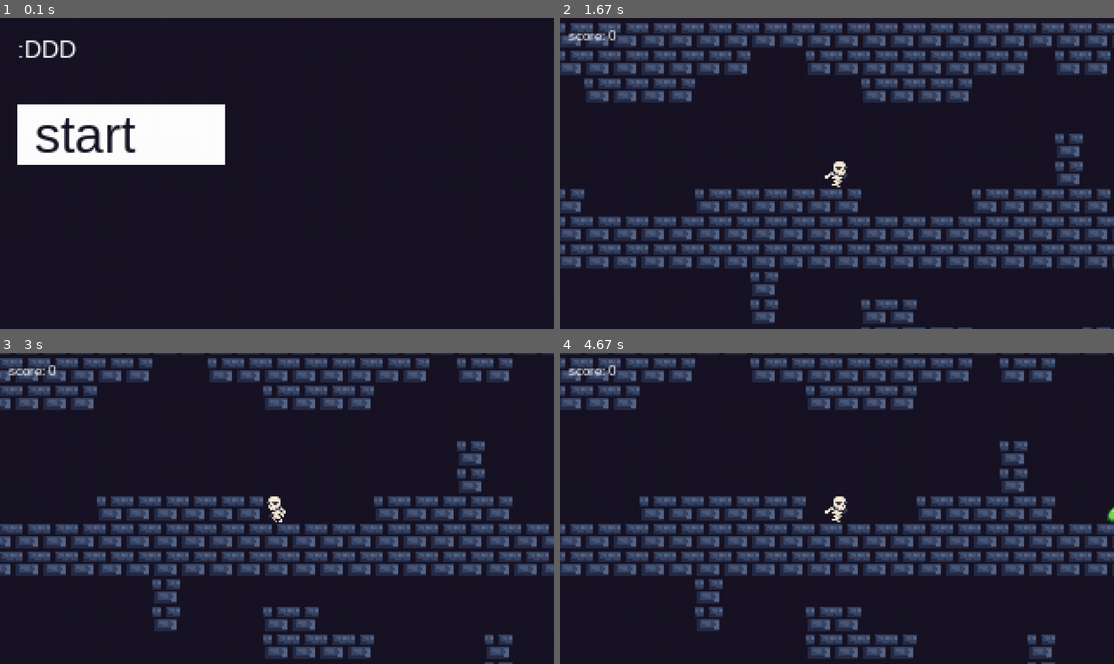
Above: before the commit, frames 1-4 (two rows, left to right).
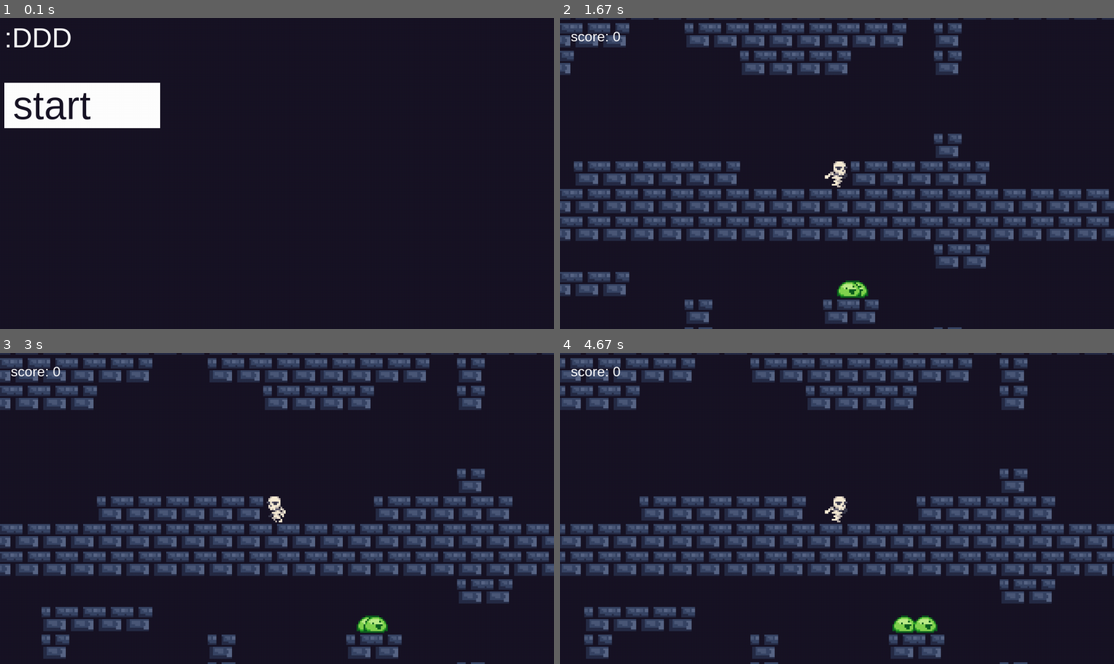
Above: after the commit, the same moments.

Repository: lvcc0/pygame-roguelike
Game: pygame game, started from main.py
The game is run twice, just before and just after one commit, with the same random seed, the same clock (stepped at 60 frames per second) and the same inputs.
Inputs (mouse positions are in pixels of both pictures, inside the frame that each line leads up to):
- Up to frame 1 (0.1 s): no input
- Up to frame 2 (1.67 s): click (643, 105) at 0.38 s, where only the run after the commit has a clickable "start"; hold Right 0.67-1.13 s; move the mouse to (837, 195) at 0.7 s; hold Up 1.17-1.47 s; hold Right from 1.5 s (still down)
- Up to frame 3 (3 s): release Right at 1.97 s; hold Left 2-2.53 s; hold Left 2.57-2.97 s
- Up to frame 4 (4.67 s): hold Up 3-3.37 s; hold Right 3.4-4.03 s; hold Left 4.07-4.53 s; hold Right from 4.57 s (still down)

The runs differ from the first frame. In frame 1, 8.1% of the frame differs, in the area x 0-41%, y 3-48%; in frame 2, 35%, in the area x 0-100%, y 0-100%; in frame 3, 6.3%; in frame 4, 6.6%.

Commit message:
removed 'empty' tile, removed it's rendering; added requirements.txt; got the file fancy; got the text on the screen fancy drawing on screen

Diff:
--- a/main.py
+++ b/main.py
@@ -64,8 +64,12 @@
             else:
                 break
 
-    map = [[j for j in util.list_connect(*[rooms[i][randint(0, len(rooms[i]) - 1)] for i in line]) if j] for line in room_types]
-    return util.list_connect([['1'] for _ in range(size * 8)], [j for sub in map for j in sub], [['1'] for _ in range(size * 8)])
+    map = []
+    h_border = [['1'] for _ in range(size * 8)]
+
+    for line in room_types:
+        map.append([j for j in util.con(*[rooms[i][randint(0, len(rooms[i]) - 1)] for i in line]) if j])
+    return util.con(h_border, [j for sub in map for j in sub], h_border)
 
 
 def load_image(name, colorkey=None):
@@ -87,8 +91,6 @@
     x, y = None, None
     for y in range(len(map)):
         for x in range(len(map[y])):
-            if map[y][x] in ['0', '@', 'e', 'x']:
-                Tile('empty', x, y)
             if map[y][x] == '1':
                 Tile('wall', x, y)
 
@@ -97,7 +99,6 @@
 
 # initializing all sprite images
 tile_images = {
-    'empty': load_image('empty.png'),
     'wall': load_image('wall.png'),
     'exit': load_image('exit.png')
 }
@@ -117,9 +118,7 @@
 
 class Tile(pg.sprite.Sprite):
     def __init__(self, tile_id, x, y):
-        if tile_id == 'empty':
-            super().__init__(tiles_group, all_sprites)
-        elif tile_id == 'exit':
+        if tile_id == 'exit':
             super().__init__(tiles_group, all_sprites, exit_group)
         else:
             super().__init__(tiles_group, all_sprites, walls_group)
@@ -223,7 +222,8 @@
     def update(self):
         if self.hp != self.max_hp:
             pg.draw.rect(display, (200, 0, 0), (self.rect.x, self.rect.y - 5, self.rect.width, 2))
-            pg.draw.rect(display, (50, 255, 50), (self.rect.x, self.rect.y - 5, self.rect.width * self.hp // self.max_hp, 2))
+            pg.draw.rect(display, (50, 255, 50), (self.rect.x, self.rect.y - 5,
+                         self.rect.width * self.hp // self.max_hp, 2))
 
         if self.hp <= 0:
             self.die()
@@ -256,7 +256,8 @@
 class Weapon(Entity):
     def __init__(self, master, timer):
         image = pg.transform.flip(slash_image, master.flipped, False)
-        super().__init__(master.rect.center[0] // 16, master.rect.y // 16, (all_sprites, weapon_group), 1, image)
+        super().__init__(master.rect.center[0] // 16, master.rect.y // 16,
+                         (all_sprites, weapon_group), 1, image)
         self.damage = 1
 
         self.master = master
@@ -379,18 +380,13 @@
 
     while True:
         display.fill((24, 20, 37))
-        m_pos = [i // 4 for i in pg.mouse.get_pos()]
-
-        util.draw_text(':DDD', 14, (255, 255, 255), display, 10, 10)
-
-        play_b = pg.Rect(10, 50, 120, 35)
+        m_pos = pg.mouse.get_pos()
+
+        play_b = pg.Rect(10, 150, 360, 105)
 
         if play_b.collidepoint(m_pos):
             if click:
-                main(0)
-
-        pg.draw.rect(display, (255, 255, 255), play_b)
-        util.draw_text('start', 30, (24, 20, 37), display, play_b.x + 10, play_b[1])
+                main()
 
         click = False
         for event in pg.event.get():
@@ -404,6 +400,12 @@
                     click = True
 
         screen.blit(pg.transform.scale(display, SIZE), (0, 0))
+
+        # everything that goes directly on screen surface (not display)
+        util.draw_text(':DDD', 64, (255, 255, 255), screen, 10, 10)
+        pg.draw.rect(screen, (255, 255, 255), play_b)
+        util.draw_text('start', 92, (24, 20, 37), screen, play_b.x + 20, play_b.y)
+
         pg.display.flip()
         clock.tick(FPS)
 
@@ -413,28 +415,20 @@
 
     while True:
         display.fill((24, 20, 37))
-        m_pos = [i // 4 for i in pg.mouse.get_pos()]
-
-        util.draw_text('u dead :(', 14, (255, 255, 255), display, 10, 10)
-        util.draw_text(f'final score: {final_score}', 14, (255, 255, 255), display, 150, 10)
-
-        restart_b = pg.Rect(10, 50, 120, 35)
-        end_b = pg.Rect(10, 100, 120, 35)
+        m_pos = pg.mouse.get_pos()
+
+        restart_b = pg.Rect(10, 150, 360, 105)
+        end_b = pg.Rect(10, 300, 360, 105)
 
         if restart_b.collidepoint(m_pos):
             if click:
                 for sprite in all_sprites:
                     sprite.kill()
 
-                main(0)
+                main()
         if end_b.collidepoint(m_pos):
             if click:
                 util.terminate()
-
-        pg.draw.rect(display, (255, 255, 255), restart_b)
-        util.draw_text('restart', 30, (24, 20, 37), display, restart_b.x + 10, restart_b[1])
-        pg.draw.rect(display, (255, 255, 255), end_b)
-        util.draw_text('quit', 30, (24, 20, 37), display, end_b.x + 10, end_b[1])
 
         click = False
         for event in pg.event.get():
@@ -448,6 +442,14 @@
                     click = True
 
         screen.blit(pg.transform.scale(display, SIZE), (0, 0))
+
+        util.draw_text('u dead :(', 64, (255, 255, 255), screen, 10, 10)
+        util.draw_text(f'final score: {final_score}', 64, (255, 255, 255), screen, WIDTH // 2 - 50, 10)
+        pg.draw.rect(screen, (255, 255, 255), restart_b)
+        util.draw_text('restart', 92, (24, 20, 37), screen, restart_b.x + 20, restart_b.y)
+        pg.draw.rect(screen, (255, 255, 255), end_b)
+        util.draw_text('quit', 92, (24, 20, 37), screen, end_b.x + 20, end_b.y)
+
         pg.display.flip()
         clock.tick(FPS)
 
@@ -457,28 +459,20 @@
 
     while True:
         display.fill((24, 20, 37))
-        m_pos = [i // 4 for i in pg.mouse.get_pos()]
-
-        util.draw_text('u won :D', 14, (255, 255, 255), display, 10, 10)
-        util.draw_text(f'final score: {final_score}', 14, (255, 255, 255), display, 150, 10)
-
-        restart_b = pg.Rect(10, 50, 120, 35)
-        end_b = pg.Rect(10, 100, 120, 35)
+        m_pos = pg.mouse.get_pos()
+
+        restart_b = pg.Rect(10, 150, 360, 105)
+        end_b = pg.Rect(10, 300, 360, 105)
 
         if restart_b.collidepoint(m_pos):
             if click:
                 for sprite in all_sprites:
                     sprite.kill()
 
-                main(0)
+                main()
         if end_b.collidepoint(m_pos):
             if click:
                 util.terminate()
-
-        pg.draw.rect(display, (255, 255, 255), restart_b)
-        util.draw_text('restart', 30, (24, 20, 37), display, restart_b.x + 10, restart_b[1])
-        pg.draw.rect(display, (255, 255, 255), end_b)
-        util.draw_text('quit', 30, (24, 20, 37), display, end_b.x + 10, end_b[1])
 
         click = False
         for event in pg.event.get():
@@ -492,16 +486,24 @@
                     click = True
 
         screen.blit(pg.transform.scale(display, SIZE), (0, 0))
+
+        util.draw_text('u won :D', 64, (255, 255, 255), screen, 10, 10)
+        util.draw_text(f'final score: {final_score}', 64, (255, 255, 255), screen, WIDTH // 2 - 50, 10)
+        pg.draw.rect(screen, (255, 255, 255), restart_b)
+        util.draw_text('restart', 92, (24, 20, 37), screen, restart_b.x + 20, restart_b.y)
+        pg.draw.rect(screen, (255, 255, 255), end_b)
+        util.draw_text('quit', 92, (24, 20, 37), screen, end_b.x + 20, end_b.y)
+
         pg.display.flip()
         clock.tick(FPS)
 
 
-def main(score):
-    size = 6
+def main():
+    size = 7
     level = generate_level(size)
     camera = Camera()
 
-    level_x, level_y = load_level(level)
+    load_level(level)
     moving_right = moving_left = False
     air_timer = 0
     enemies = [Slime]
@@ -547,13 +549,16 @@
                 player.y_momentum = 5
 
             if player_movement[0] == 0:
-                player.action, player.cur_frame = player.change_action(player.action, player.cur_frame, 'idle')
+                player.action, player.cur_frame = player.change_action(player.action,
+                                                                       player.cur_frame, 'idle')
             if player_movement[0] > 0:
                 player.flipped = False
-                player.action, player.cur_frame = player.change_action(player.action, player.cur_frame, 'run')
+                player.action, player.cur_frame = player.change_action(player.action,
+                                                                       player.cur_frame, 'run')
             if player_movement[0] < 0:
                 player.flipped = True
-                player.action, player.cur_frame = player.change_action(player.action, player.cur_frame, 'run')
+                player.action, player.cur_frame = player.change_action(player.action,
+                                                                       player.cur_frame, 'run')
 
             collisions = player.move(player_movement)
 
@@ -578,8 +583,6 @@
 
         player_group.draw(display)
         weapon_group.draw(display)
-
-        util.draw_text(f'score: {player.score}', 8, (255, 255, 255), display, 5, 5)
 
         for event in pg.event.get():
             if event.type == pg.QUIT:
@@ -601,6 +604,9 @@
                     player.attack()
 
         screen.blit(pg.transform.scale(display, SIZE), (0, 0))
+
+        util.draw_text(f'score: {player.score}', 32, (255, 255, 255), screen, 25, 25)
+
         pg.display.flip()
         clock.tick(FPS)
 
--- a/util.py
+++ b/util.py
@@ -2,7 +2,7 @@
 import sys
 
 
-def list_connect(*lists):
+def con(*lists):  # stand for connect (list connect)
     res = [[]]
     for i in range(max([len(lst) for lst in lists])):
         res.append([])
Binary file removed: data/images/empty.png
Not shown, added: requirements.txt
